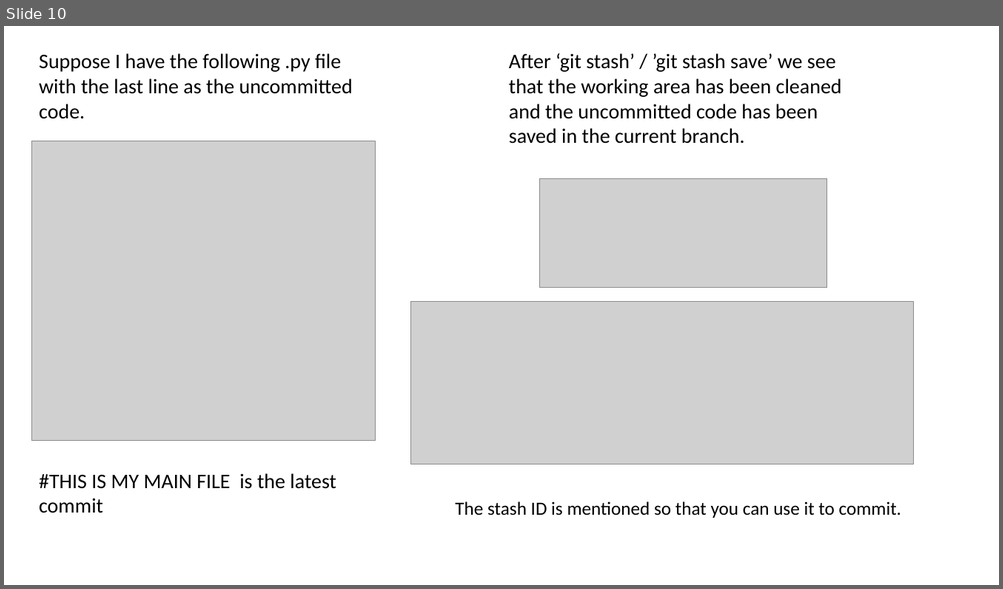
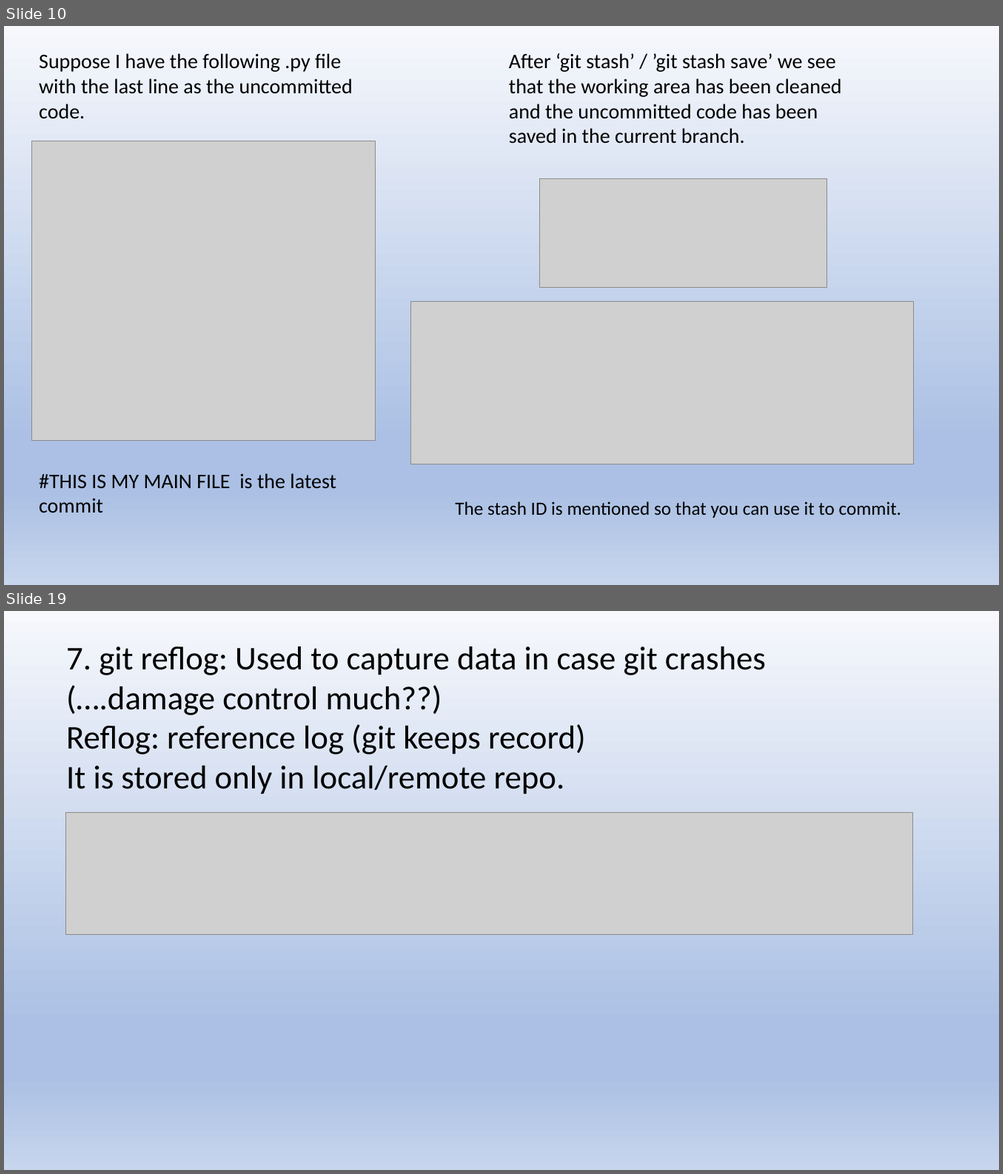
Before and after one commit to 23ME10007/KOSS, a slide deck: koss.pptm. Shown one above the other, each under a label of ours: slide 10 before the commit, slides 10 and 19 after it; the slides between them are not shown. The pictures are 1003x589 and 1003x1174 pixels, drawn with LibreOffice and Linux fonts; fonts in the diff are those of the drawing; grey boxes stand for pictures. Boxes give left, top, right and bottom in pixels: in the first picture for what was removed or moved away, otherwise in the second. Text is boxed around its words. In the diff, an @@ line names an element or a change of style, - is before the commit and + after.

```diff
--- a/koss.pptm
+++ b/koss.pptm
@@ slide 19 added at <box>4,611,999,1170</box>, background gradient #F6F8FC to #ABC0E4 to #C7D5ED @@
@@ text added at <box>66,647,765,795</box>, 32 pt, text #000000 @@
+7. git reflog: Used to capture data in case git crashes
+(….damage control much??)
+Reflog: reference log (git keeps record)
+It is stored only in local/remote repo.
@@ picture added at <box>66,813,913,935</box> @@
@@ slide 10 changed as well @@
@@ background #FFFFFF to gradient #F6F8FC to #ABC0E4 to #C7D5ED @@
```
Also in this commit, not shown: 10 other slides changed, 6 other slides added.
